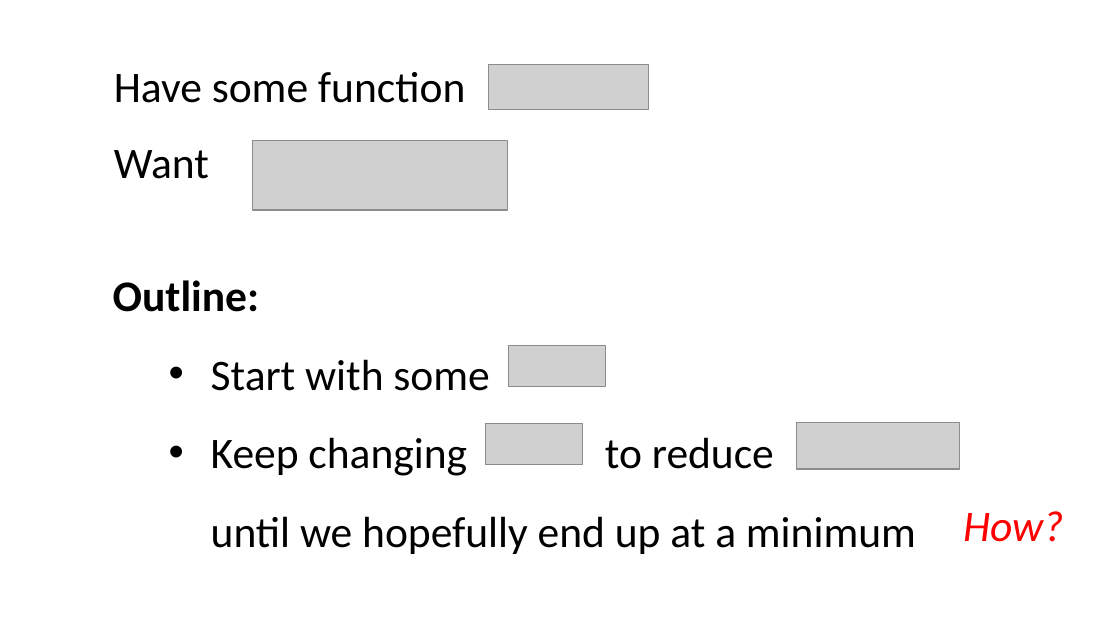
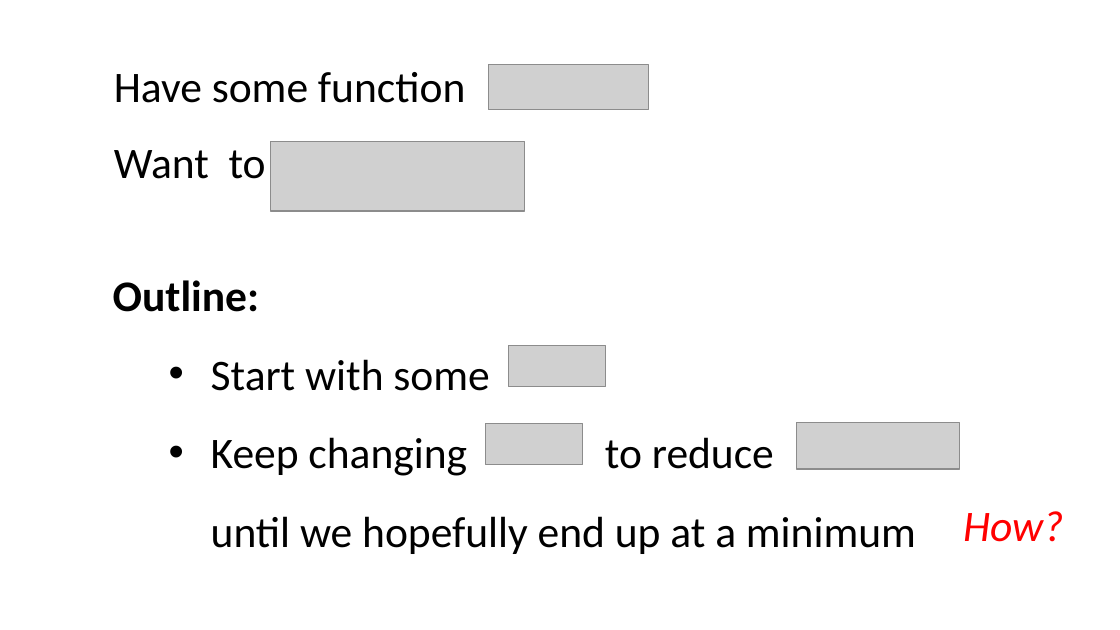
Before and after one commit to jayurbain/DataScienceIntro, a slide deck: slide 14 of slides/08_linear_regression.pptx. Drawn at 1120x630 pixels with LibreOffice and Linux fonts; fonts in the diff are those of the drawing; grey boxes stand for pictures. Boxes give left, top, right and bottom in pixels: in the first picture for what was removed or moved away, otherwise in the second. Text is boxed around its words. In the diff, an @@ line names an element or a change of style, - is before the commit and + after.

```diff
--- a/slides/08_linear_regression.pptx
+++ b/slides/08_linear_regression.pptx
@@ picture: place and size @@
-picture at (253,140,507,209)
+picture at (271,141,525,211)
@@ text at (114,150,266,179): text changed @@
-Want
+Want to
```
Also in this commit, not shown: 3 other slides changed, 1 other file.
